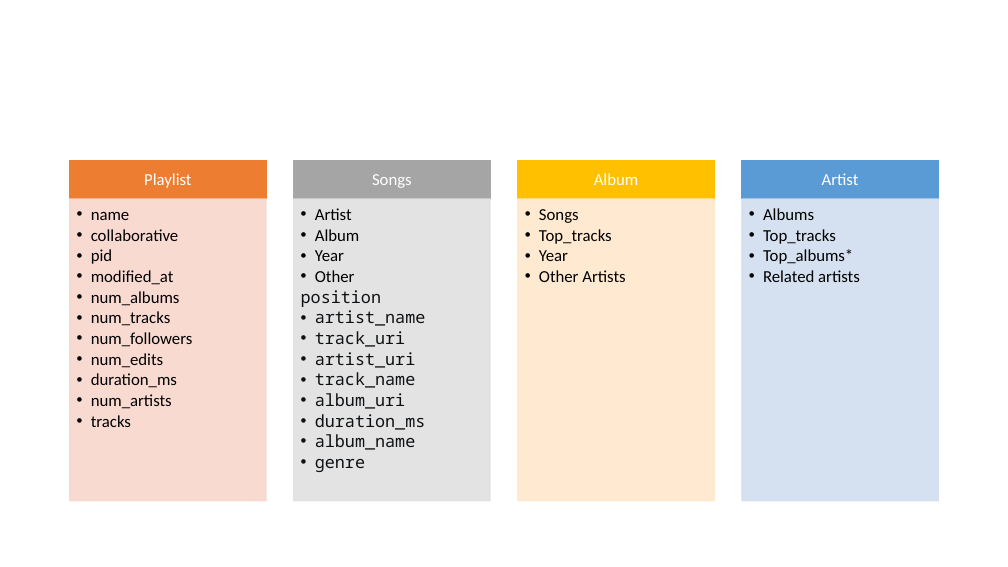
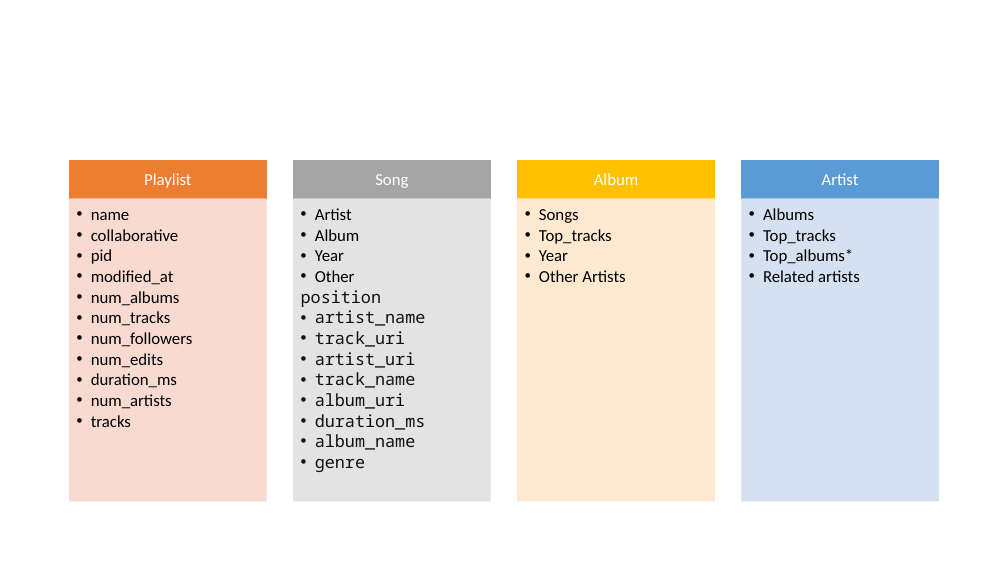
Before and after one commit to MarceloAlvesPereira/Follow_the_beat, a slide deck: slide 3 of Spotify.pptx (slide 2 before the commit). Drawn at 1008x567 pixels with LibreOffice and Linux fonts; fonts in the diff are those of the drawing. Boxes give left, top, right and bottom in pixels: in the first picture for what was removed or moved away, otherwise in the second. Text is boxed around its words. In the diff, an @@ line names an element or a change of style, - is before the commit and + after.

```diff
--- a/Spotify.pptx
+++ b/Spotify.pptx
@@ text at [375,174,408,188]: text changed @@
-Songs
+Song
```
Also in this commit, not shown: 1 other slide changed, 1 slide added, 1 slide removed.
